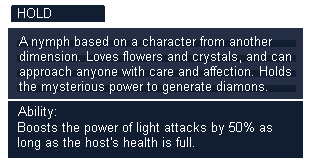
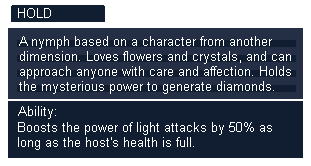
Layered file, before and after one edit (311x166). Changes by layer:
painted on "A nymph based on a character f..." over 259, 81, 274, 91
